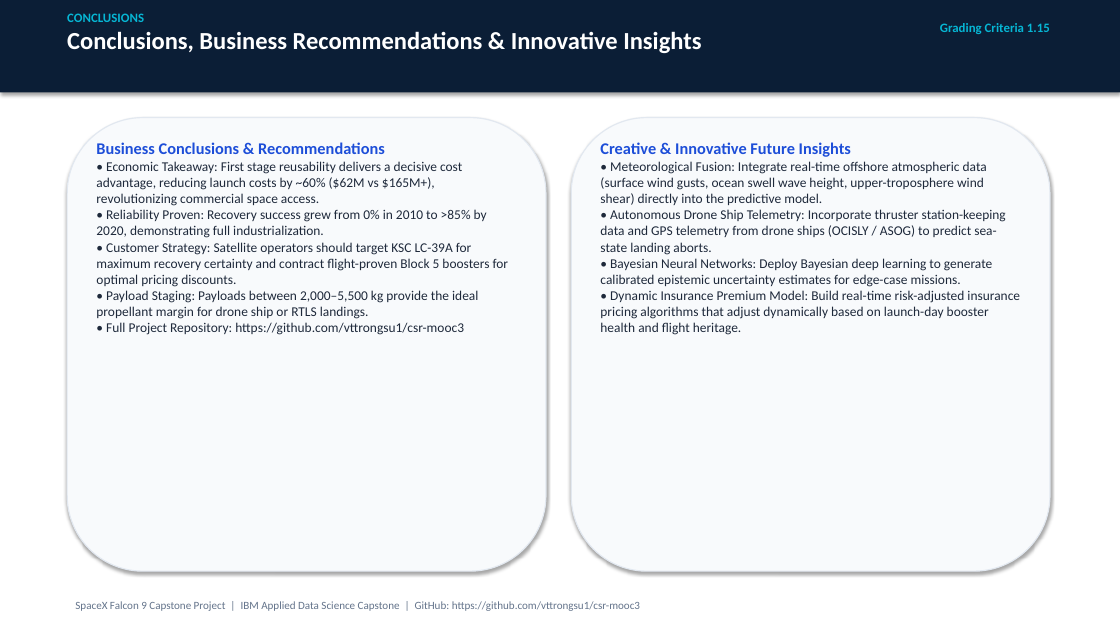
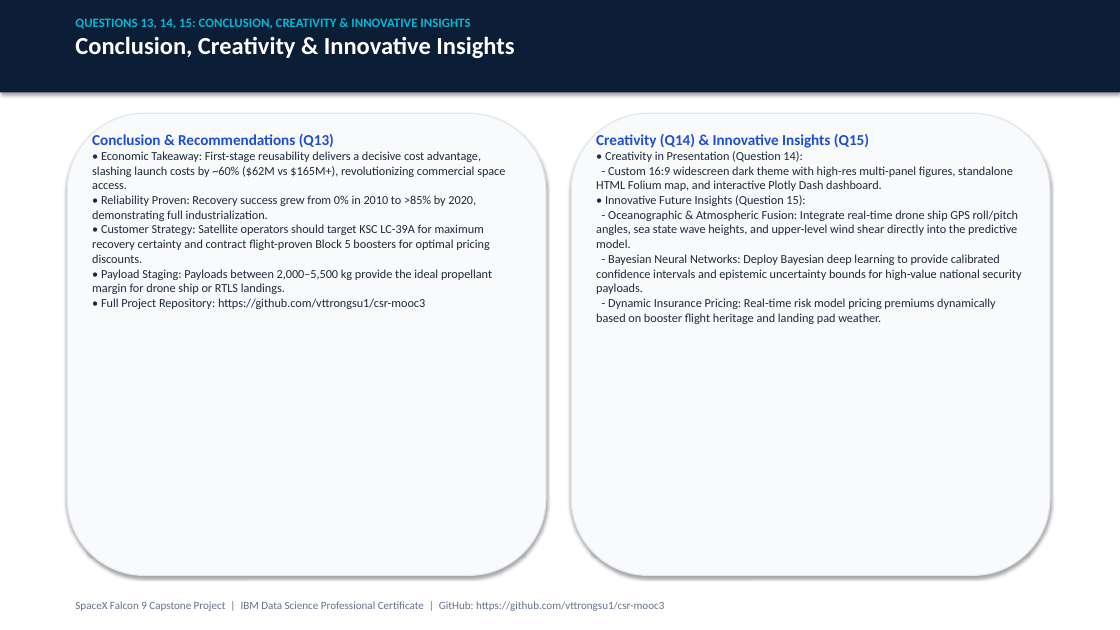
Before and after one commit to vttrongsu1/csr-mooc3, a slide deck: slide 12 of Data Science Capstone Project Report.pptx (slide 21 before the commit). Drawn at 1120x630 pixels with LibreOffice and Linux fonts; fonts in the diff are those of the drawing. Boxes give left, top, right and bottom in pixels: in the first picture for what was removed or moved away, otherwise in the second. Text is boxed around its words. In the diff, an @@ line names an element or a change of style, - is before the commit and + after.

Commit message:
Update to 12-slide layout strictly mapped to Coursera evaluation questions 1-15

```diff
--- a/Data Science Capstone Project Report.pptx
+++ b/Data Science Capstone Project Report.pptx
@@ text at [75,18,514,58]: text changed; size 21 to 11 pt; text colour #FFFFFF to #06B6D4 @@
-CONCLUSIONS
-Conclusions, Business Recommendations & Innovative Insights
+QUESTIONS 13, 14, 15: CONCLUSION, CREATIVITY & INNOVATIVE INSIGHTS
+Conclusion, Creativity & Innovative Insights
@@ text removed at [940,23,1050,34] @@
-Grading Criteria 1.15
@@ rounded rectangle: place and size @@
-rounded rectangle at [67,118,546,571]
+rounded rectangle at [67,113,546,576]
@@ rounded rectangle: place and size @@
-rounded rectangle at [571,118,1050,571]
+rounded rectangle at [571,113,1050,576]
@@ text "Conclusion & Recommendations (Q13)": place and size @@
-text "Conclusion & Recommendations (Q13)" at [96,142,509,335]
+text "Conclusion & Recommendations (Q13)" at [92,134,505,309]
@@ text at [92,134,505,189]: text changed; size 11.5 to 10.5 pt @@
-Business Conclusions & Recommendations
-• Economic Takeaway: First stage reusability delivers a decisive cost advantage, reducing launch costs by ~60% ($62M vs $165M+), revolutionizing commercial space access.
+Conclusion & Recommendations (Q13)
+• Economic Takeaway: First-stage reusability delivers a decisive cost advantage, slashing launch costs by ~60% ($62M vs $165M+), revolutionizing commercial space access.
@@ text at [596,134,1022,324]: text changed; size 11.5 to 10.5 pt @@
-Creative & Innovative Future Insights
-• Meteorological Fusion: Integrate real-time offshore atmospheric data (surface wind gusts, ocean swell wave height, upper-troposphere wind shear) directly into the predictive model.
-• Autonomous Drone Ship Telemetry: Incorporate thruster station-keeping data and GPS telemetry from drone ships (OCISLY / ASOG) to predict sea-state landing aborts.
-• Bayesian Neural Networks: Deploy Bayesian deep learning to generate calibrated epistemic uncertainty estimates for edge-case missions.
-• Dynamic Insurance Premium Model: Build real-time risk-adjusted insurance pricing algorithms that adjust dynamically based on launch-day booster health and flight heritage.
+Creativity (Q14) & Innovative Insights (Q15)
+• Creativity in Presentation (Question 14):
+- Custom 16:9 widescreen dark theme with high-res multi-panel figures, standalone HTML Folium map, and interactive Plotly Dash dashboard.
+• Innovative Future Insights (Question 15):
+- Oceanographic & Atmospheric Fusion: Integrate real-time drone ship GPS roll/pitch angles, sea state wave heights, and upper-level wind shear directly into the predictive model.
+- Bayesian Neural Networks: Deploy Bayesian deep learning to provide calibrated confidence intervals and epistemic uncertainty bounds for high-value national security payloads.
+- Dynamic Insurance Pricing: Real-time risk model pricing premiums dynamically based on booster flight heritage and landing pad weather.
@@ text at [92,195,492,309]: size 11.5 to 10.5 pt in "• Reliability Proven: Recovery success grew from ...", "• Customer Strategy: Satellite operators should target ...", "• Payload Staging: Payloads between 2,000–5,500 kg ...", "• Full Project Repository: https://github.com/vttrongsu1/csr ..." @@
@@ text at [75,601,664,611]: text changed @@
-SpaceX Falcon 9 Capstone Project | IBM Applied Data Science Capstone | GitHub: https://github.com/vttrongsu1/csr-mooc3
+SpaceX Falcon 9 Capstone Project | IBM Data Science Professional Certificate | GitHub: https://github.com/vttrongsu1/csr-mooc3
```
Also in this commit, not shown: 8 other slides changed, 3 slides added, 12 slides removed, 4 other files.
